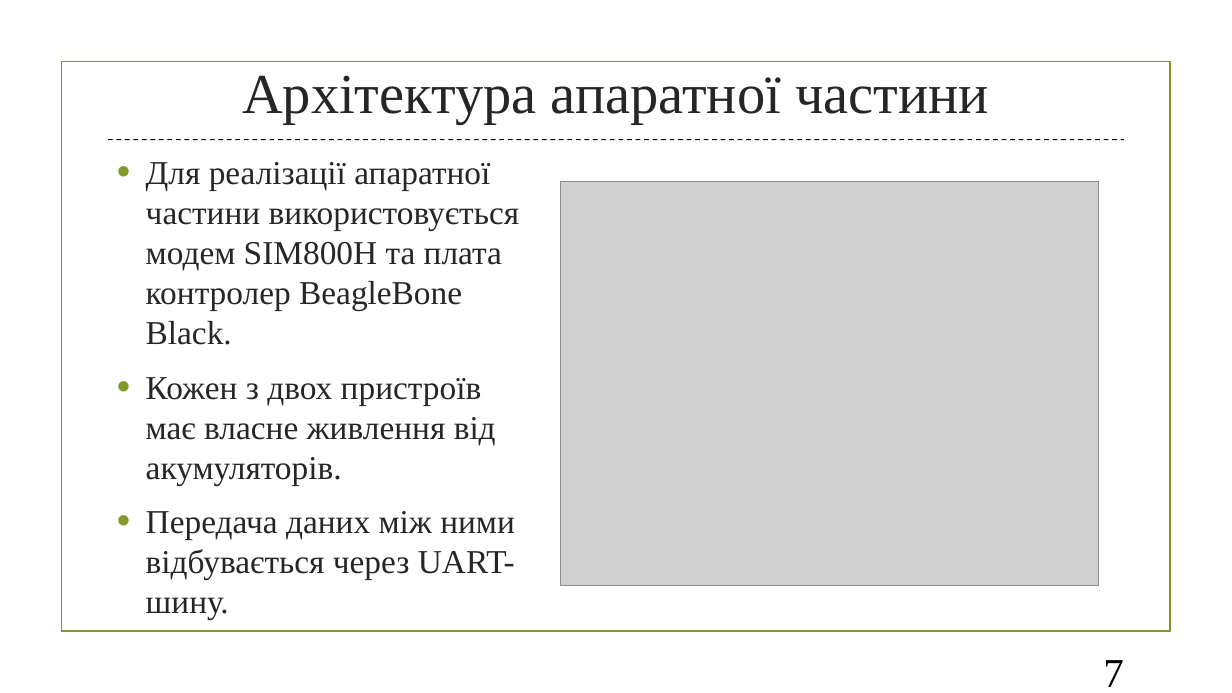
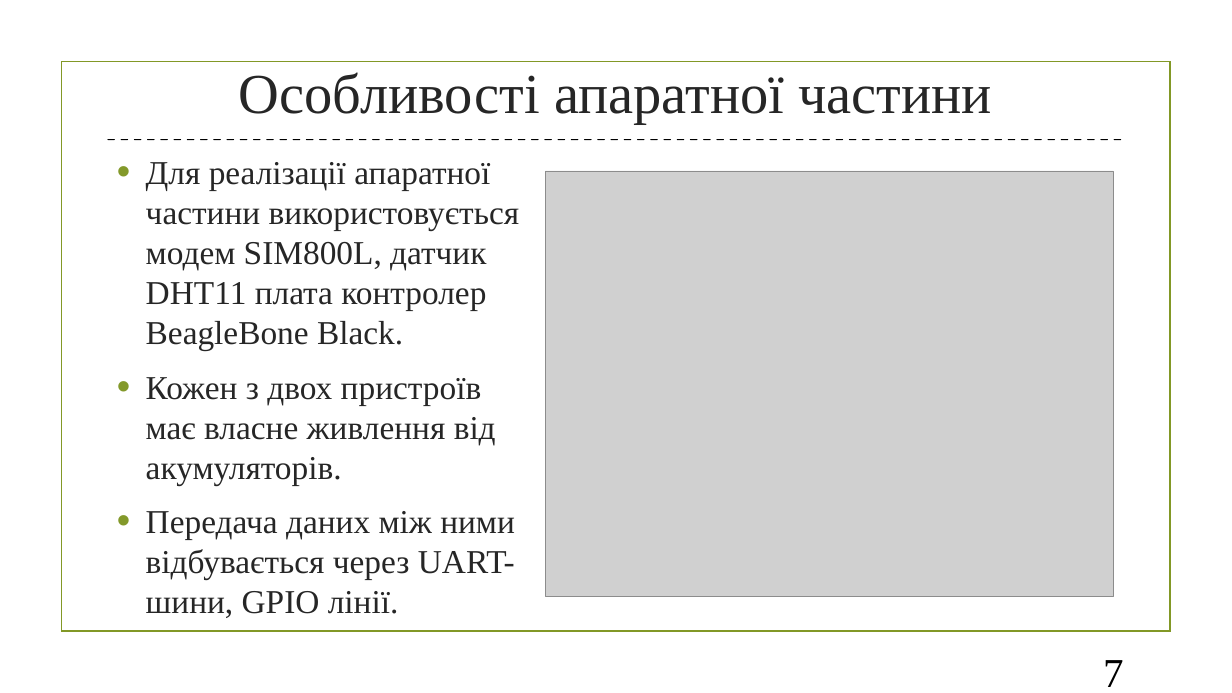
Before and after one commit to MykytaOpanyuk/AgrarInformer_diploma, a slide deck: slide 7 of presentation/Presentation_final_diploma.pptx. Drawn at 1232x693 pixels with LibreOffice and Linux fonts; fonts in the diff are those of the drawing; grey boxes stand for pictures; background and template pictures are left out. Boxes give left, top, right and bottom in pixels: in the first picture for what was removed or moved away, otherwise in the second. Text is boxed around its words. In the diff, an @@ line names an element or a change of style, - is before the commit and + after.

```diff
--- a/presentation/Presentation_final_diploma.pptx
+++ b/presentation/Presentation_final_diploma.pptx
@@ text at [239,72,992,124]: text changed @@
-Архітектура апаратної частини
+Особливості апаратної частини
@@ text at [146,162,520,351]: text changed @@
-• Для реалізації апаратної частини використовується модем SIM800H та плата контролер BeagleBone Black.
+• Для реалізації апаратної частини використовується модем SIM800L, датчик DHT11 плата контролер BeagleBone Black.
@@ picture at [546,171,1113,597]: rotation 0 to 90 degrees @@
@@ text at [146,511,515,618]: text changed @@
-• Передача даних між ними відбувається через UART-шину.
+• Передача даних між ними відбувається через UART-шини, GPIO лінії.
```
Also in this commit, not shown: 10 other slides changed, 2 slides added, 2 slides removed, 6 other files.
